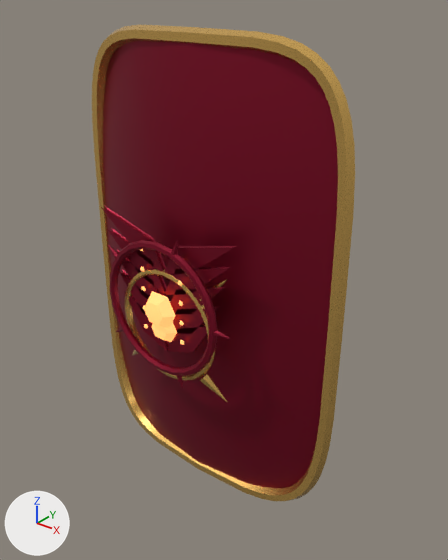
The glTF model game/assets/items/boss_crimson_glory_sub_weapon.glb as it was, and as the next commit left it.
Camera for both pictures: a 50 mm camera at (0.8, -0.972, 0.654) aimed at (0.039, -0.021, 0.065). Lighting does not change. The marker at lower left points along +X, +Y and +Z. The picture after the commit comes second. Vertices at exactly the same position are counted once.

In view in the first picture: 'boss_crimson_glory_sub_weapon'.
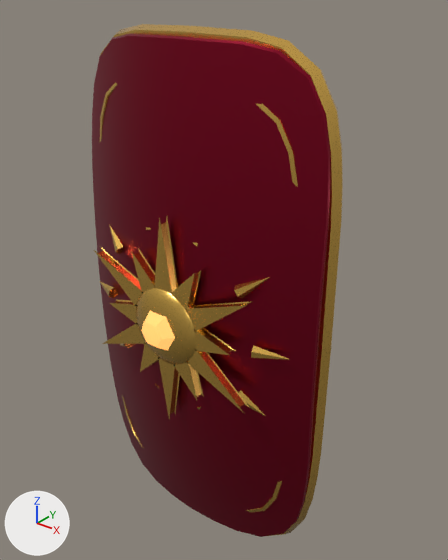
Patch to the scene script:
```diff
--- a/game/assets/items/boss_crimson_glory_sub_weapon.glb.py
+++ b/game/assets/items/boss_crimson_glory_sub_weapon.glb.py
@@ me_boss_crimson_glory_sub_weapon @@
-me_boss_crimson_glory_sub_weapon.from_pydata(...)  # 2119 vertices, 4012 faces; spans x -0.336..0.336, y -0.206..0.031, z -0.456..0.576
-me_boss_crimson_glory_sub_weapon.materials.append(mat_bh_steel__it_boss_crimson_glory_body)  # red #8c112e
+me_boss_crimson_glory_sub_weapon.from_pydata(...)  # 1985 vertices, 3792 faces; spans x -0.318..0.318, y -0.217..0.031, z -0.578..0.578
+# me_boss_crimson_glory_sub_weapon part 1: a new loose piece, a UV sphere (18 segments, 8 rings, poles along z) spanning x -0.092..0.092, y -0.192..-0.128, z -0.092..0.092, in mat_bh_gold__it_boss_crimson_glory_trim (orange #f0c160)
+# me_boss_crimson_glory_sub_weapon part 2: the loose piece of 14 vertices spanning x 0.14..0.18, y -0.187..-0.173, z 0.037..0.053 is multiplied about its middle by the matrix ((1.75, -0.498, 0.048), (0.5, 1.742, -0.169), (0.0, 0.176, 1.812)), then moved by (0.075, 0.06, -0.045), in mat_bh_gold__it_boss_crimson_glory_trim (orange #f0c160)
+# me_boss_crimson_glory_sub_weapon part 3: the loose piece of 14 vertices spanning x 0.036..0.056, y -0.187..-0.173, z 0.176..0.216 is multiplied about its middle by the matrix ((0.553, -1.137, 1.309), (1.64, 0.79, -0.007), (-0.563, 1.181, 1.265)), then moved by (0.141, 0.054, -0.057), in mat_bh_gold__it_boss_crimson_glory_trim (orange #f0c160)
+# me_boss_crimson_glory_sub_weapon part 4: the loose piece of 14 vertices spanning x -0.146..-0.109, y -0.187..-0.173, z 0.121..0.151 is multiplied about its middle by the matrix ((1.451, 0.218, 1.077), (-0.442, 1.749, 0.242), (-1.006, -0.455, 1.447)), then moved by (0.055, 0.058, 0.081), in mat_bh_gold__it_boss_crimson_glory_trim (orange #f0c160)
+# me_boss_crimson_glory_sub_weapon part 5: the loose piece of 14 vertices spanning x -0.146..-0.109, y -0.188..-0.172, z -0.061..-0.031 is multiplied about its middle by the matrix ((0.634, 0.743, 1.536), (-0.056, 1.647, -0.773), (-1.705, 0.222, 0.597)), then moved by (-0.057, 0.058, 0.183), in mat_bh_gold__it_boss_crimson_glory_trim (orange #f0c160)
+# me_boss_crimson_glory_sub_weapon part 6: the loose piece of 14 vertices spanning x 0.036..0.056, y -0.188..-0.172, z -0.126..-0.086 is multiplied about its middle by the matrix ((0.091, -1.0, 1.518), (1.801, 0.254, 0.06), (-0.245, 1.499, 1.002)), then moved by (-0.235, 0.054, -0.03), in mat_bh_gold__it_boss_crimson_glory_trim (orange #f0c160)
+# me_boss_crimson_glory_sub_weapon part 7: the loose piece of 14 vertices spanning x -0.035..0.035, y -0.192..-0.143, z -0.03..0.03 is scaled about its middle by 1.31, then moved by (0.0, -0.017, 0.0), in mat_bh_gem__it_boss_crimson_glory_gem (orange #da9751, glowing orange #ffb160)
+# me_boss_crimson_glory_sub_weapon part 8: the loose piece of 578 vertices spanning x -0.32..0.32, y -0.108..-0.007, z -0.44..0.56 is rebuilt with 294 vertices and now spans x -0.318..0.318, y -0.083..-0.018, z -0.578..0.578, in mat_bh_gold__it_boss_crimson_glory_trim (orange #f0c160)
+# me_boss_crimson_glory_sub_weapon part 9: the loose piece of 294 vertices spanning x -0.336..0.336, y -0.081..-0.014, z -0.456..0.576 is rebuilt with 674 vertices and now spans x -0.309..0.309, y -0.148..-0.039, z -0.563..0.563, in mat_bh_crimson__it_boss_crimson_glory_plate (red #8f112c)
+# me_boss_crimson_glory_sub_weapon part 10: the loose piece of 289 vertices spanning x -0.312..0.312, y -0.11..-0.029, z -0.428..0.548 is rebuilt with 245 vertices and now spans x -0.264..0.264, y -0.109..-0.075, z -0.487..0.487, in mat_bh_gold__it_boss_crimson_glory_trim (orange #f0c160)
+# me_boss_crimson_glory_sub_weapon part 11: 14 loose pieces with 196 vertices, spanning x -0.142..0.142, y -0.178..-0.139, z -0.142..0.17, are deleted
+# me_boss_crimson_glory_sub_weapon part 12: 644 vertices removed from x -0.177..0.177, y -0.206..-0.148, z -0.128..0.224; 286 vertices added at x -0.27..0.219, y -0.17..-0.109, z -0.257..0.257
+# other edits to the shape of me_boss_crimson_glory_sub_weapon do not show in these pictures
 me_boss_crimson_glory_sub_weapon.materials.append(mat_bh_gold__it_boss_crimson_glory_trim)
-me_boss_crimson_glory_sub_weapon.materials.append(mat_bh_emissive__it_boss_crimson_glory_glow)  # orange #ffae65, glowing orange #ffae65
-me_boss_crimson_glory_sub_weapon.materials.append(mat_bh_leather__it_leather)  # brown #6f523c
+me_boss_crimson_glory_sub_weapon.materials.append(mat_bh_crimson__it_boss_crimson_glory_plate)  # red #8f112c
+me_boss_crimson_glory_sub_weapon.materials.append(mat_bh_gem__it_boss_crimson_glory_gem)  # orange #da9751, glowing orange #ffb160
+me_boss_crimson_glory_sub_weapon.materials.append(mat_bh_leather__it_boss_crimson_glory_leather)  # dark red #37130c
```

Where the change shows, as pixel boxes [x1, y1, x2, y2] in the pictures (448 x 560 px; the box of a moved part takes in the faces that stretch with it):
'boss_crimson_glory_sub_weapon', reshaped (8% taller)
    before: [92, 25, 355, 501]
    after: [92, 24, 343, 537]
part 1 of me_boss_crimson_glory_sub_weapon, added (orange)
    after: [135, 288, 196, 365]
part 2 of me_boss_crimson_glory_sub_weapon, moved or reshaped
    before: [214, 330, 230, 339]
    after: [251, 345, 289, 360]
part 3 of me_boss_crimson_glory_sub_weapon, moved or reshaped
    before: [171, 238, 178, 255]
    after: [234, 277, 270, 298]
part 4 of me_boss_crimson_glory_sub_weapon, moved or reshaped (not visible afterwards)
    before: [108, 245, 119, 259]
part 5 of me_boss_crimson_glory_sub_weapon, moved or reshaped
    before: [116, 327, 122, 332]
    after: [109, 225, 124, 254]
part 6 of me_boss_crimson_glory_sub_weapon, moved or reshaped
    before: [176, 375, 183, 389]
    after: [120, 344, 131, 348]
part 7 of me_boss_crimson_glory_sub_weapon, moved or reshaped
    before: [152, 322, 177, 342]
    after: [141, 310, 175, 350]
part 8 of me_boss_crimson_glory_sub_weapon, rebuilt (15% taller)
    before: [103, 41, 338, 488]
    after: [100, 24, 343, 536]
part 9 of me_boss_crimson_glory_sub_weapon, rebuilt (9% narrower)
    before: [92, 25, 355, 501]
    after: [92, 33, 330, 537]
part 10 of me_boss_crimson_glory_sub_weapon, rebuilt (mostly hidden afterwards)
    before: [119, 41, 290, 481]
    after: [100, 83, 298, 512]
part 11 of me_boss_crimson_glory_sub_weapon, deleted
    before: [132, 249, 227, 402]
part 12 of me_boss_crimson_glory_sub_weapon, reshaped
    before: [101, 206, 237, 380]
    after: [94, 217, 265, 418]
